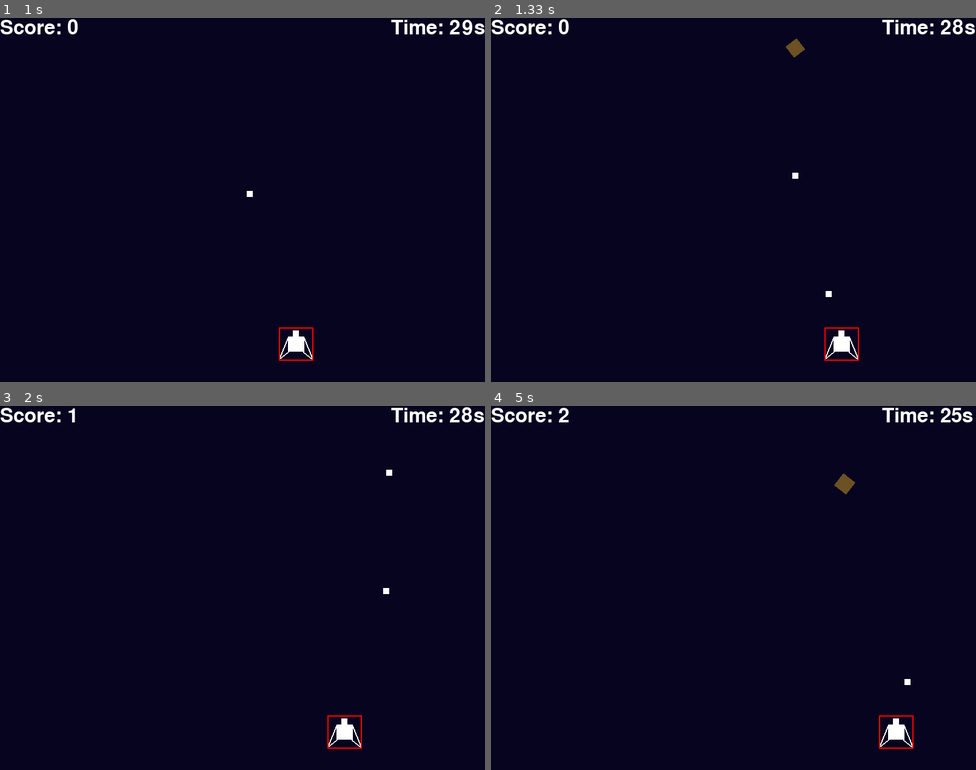
Above: before the commit, frames 1-4 (two rows, left to right).
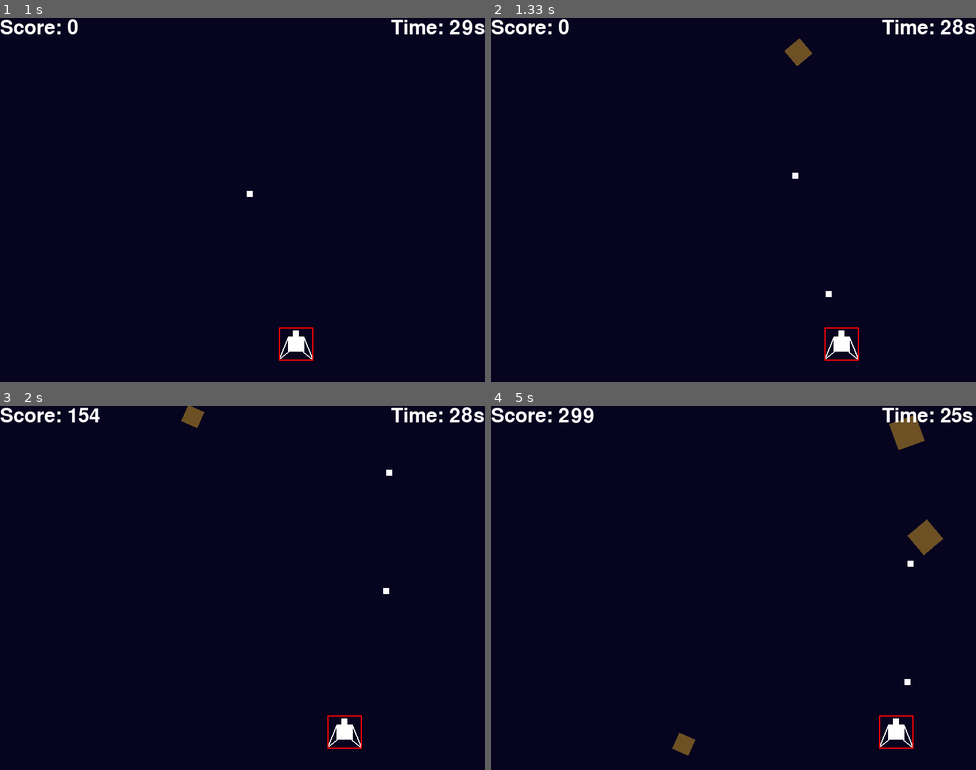
Above: after the commit, the same moments.

Repository: gnikkoch96/pygame-projects
Game: pygame game, started from test_game/shootemup_game/main.py
Same seed, same stepped clock (60 frames per second), same inputs: the game is played once before the commit and once after it.
Inputs:
- Up to frame 1 (1 s): tap Space at 0.33, 0.73 s; hold Right from 0.67 s (still down)
- Up to frame 2 (1.33 s): tap Space at 1.03, 1.23 s; release Right at 1.13 s; hold Right from 1.17 s (still down)
- Up to frame 3 (2 s): tap Space at 1.53, 1.73 s; release Right at 1.63 s; hold Left from 1.67 s (still down)
- Up to frame 4 (5 s): tap Space at 2.03, 2.3, 2.6, 2.73, 3.03, 3.4, 3.7, 3.9, 4.2, 4.4, 4.7, 4.9 s; release Left at 2.2 s; hold Left 2.23-2.63 s; hold Right 2.67-3.3 s; hold Left 3.33-3.8 s; hold Right 3.83-4.3 s; hold Right 4.33-4.8 s; hold Left from 4.83 s (still down)

Frame 1 is identical in both runs. In frame 2, 0.2% of the frame differs, in the area x 60-67%, y 5-14%; in frame 3, 0.3%; in frame 4, 1.2%, in the area x 16-94%, y 0-96%.

Commit message:
feat: score received is based on the size of the meteor destroyed

Diff:
--- a/test_game/shootemup_game/entities/pools/meteor_pool.py
+++ b/test_game/shootemup_game/entities/pools/meteor_pool.py
@@ -9,8 +9,10 @@
         self.pool = [Meteor(0, 0, 0, 0) for _ in range(max_meteors)]
         self.active_meteors: List[Meteor] = []
         self.spawn_rate = 1000
-        self.speed_range = [1, 5]
-        self.size_range = [10, 50]
+        self.meteor_min_speed = 1
+        self.meteor_max_speed = 3
+        self.meteor_max_size = 50
+        self.meteor_min_size = 25
         self.last_meteor_spawn = 0
 
     def handle_meteor_generation(self):
@@ -18,8 +20,8 @@
         if current_time - self.last_meteor_spawn > self.spawn_rate:
             rand_x = random.randint(0, SCREEN_WIDTH) # we should also subtract by meteor size if possible for the max range
 
-            rand_size = random.randint(self.size_range[0], self.size_range[1])
-            rand_speed = random.randint(self.speed_range[0], self.speed_range[1])
+            rand_size = random.randint(self.meteor_min_size, self.meteor_max_size)
+            rand_speed = random.randint(self.meteor_min_speed, self.meteor_max_speed)
             self.get_meteor(rand_x, 0, rand_size, rand_speed)
             self.last_meteor_spawn = current_time
 
--- a/test_game/shootemup_game/main.py
+++ b/test_game/shootemup_game/main.py
@@ -33,11 +33,25 @@
 meteor_pool: MeteorPool = MeteorPool()
 
 def update_time():
-    global remaining_time
+    global remaining_time, meteor_pool
 
     current_time = pygame.time.get_ticks()
     elapsed_time = current_time - start_time
     remaining_time = max(0, TIME_LIMIT - elapsed_time)
+
+    # time based progression on the meteor_pool
+    progress = (TIME_LIMIT - remaining_time) / TIME_LIMIT if TIME_LIMIT > 0 else 1
+
+    # update meteor_pool based on time progression (spawn rate, size range, speed range)
+    meteor_pool.spawn_rate = max(1, (1000 - progress * 500)) # decrease spawn rate by 500 by the end
+
+    # in the end the range will be increased by 5 for min/max
+    meteor_pool.meteor_min_speed = int(max(1,  1 + progress * 5))
+    meteor_pool.meteor_max_speed = int(max(1,  3 + progress * 5))
+
+    # in the end the range will be increased by 15 for min/max
+    meteor_pool.meteor_min_size = int(max(1,  25 + progress * 25))
+    meteor_pool.meteor_max_size = int(max(1,  50 + progress * 25))
 
     if remaining_time == 0:
         show_game_over_dialog()
@@ -60,7 +74,7 @@
                 meteor.is_alive = False
 
                 # update score
-                score += 1
+                score += max(1, int(meteor_pool.meteor_max_size / meteor.width * 100))
 
 
 def show_game_over_dialog():
